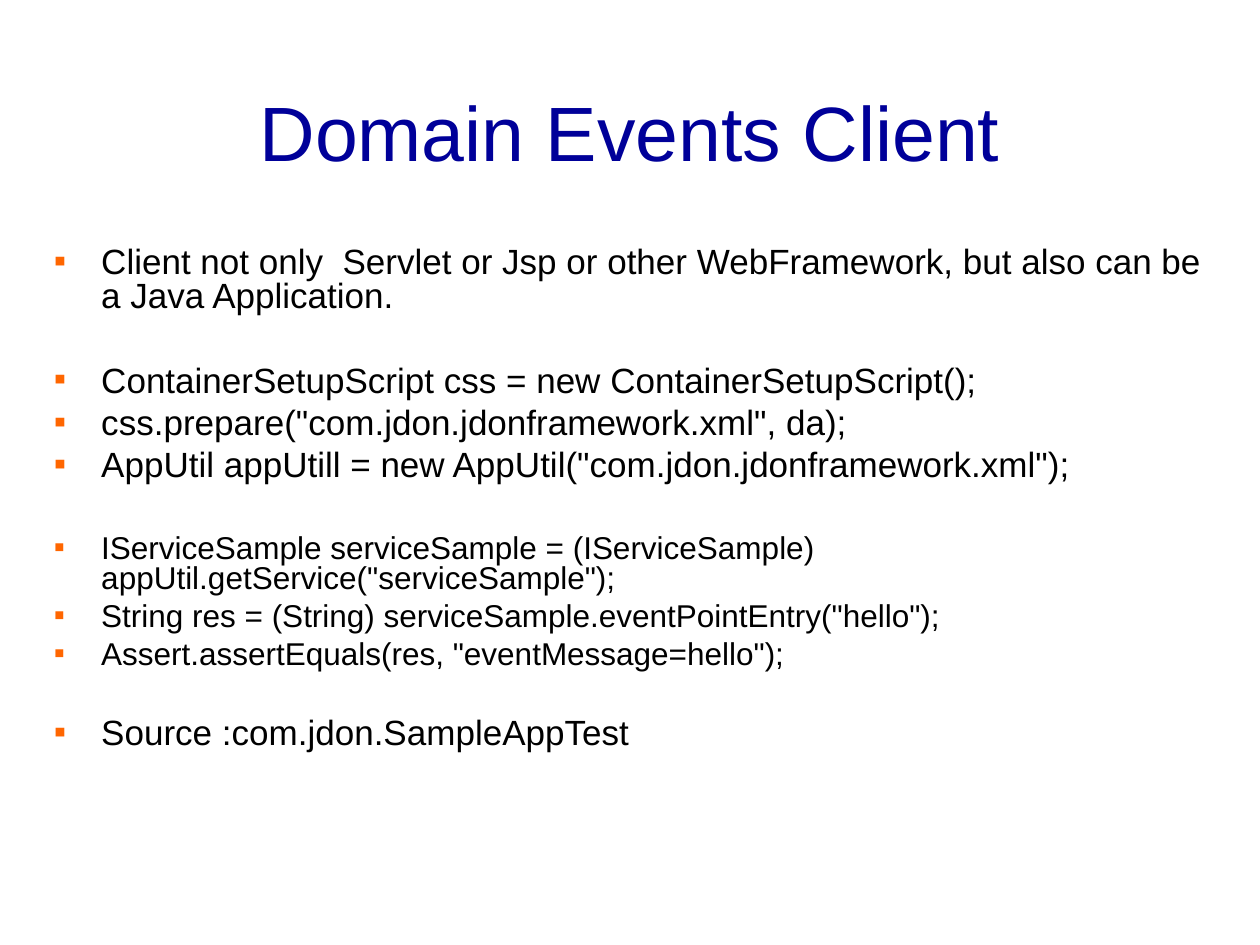
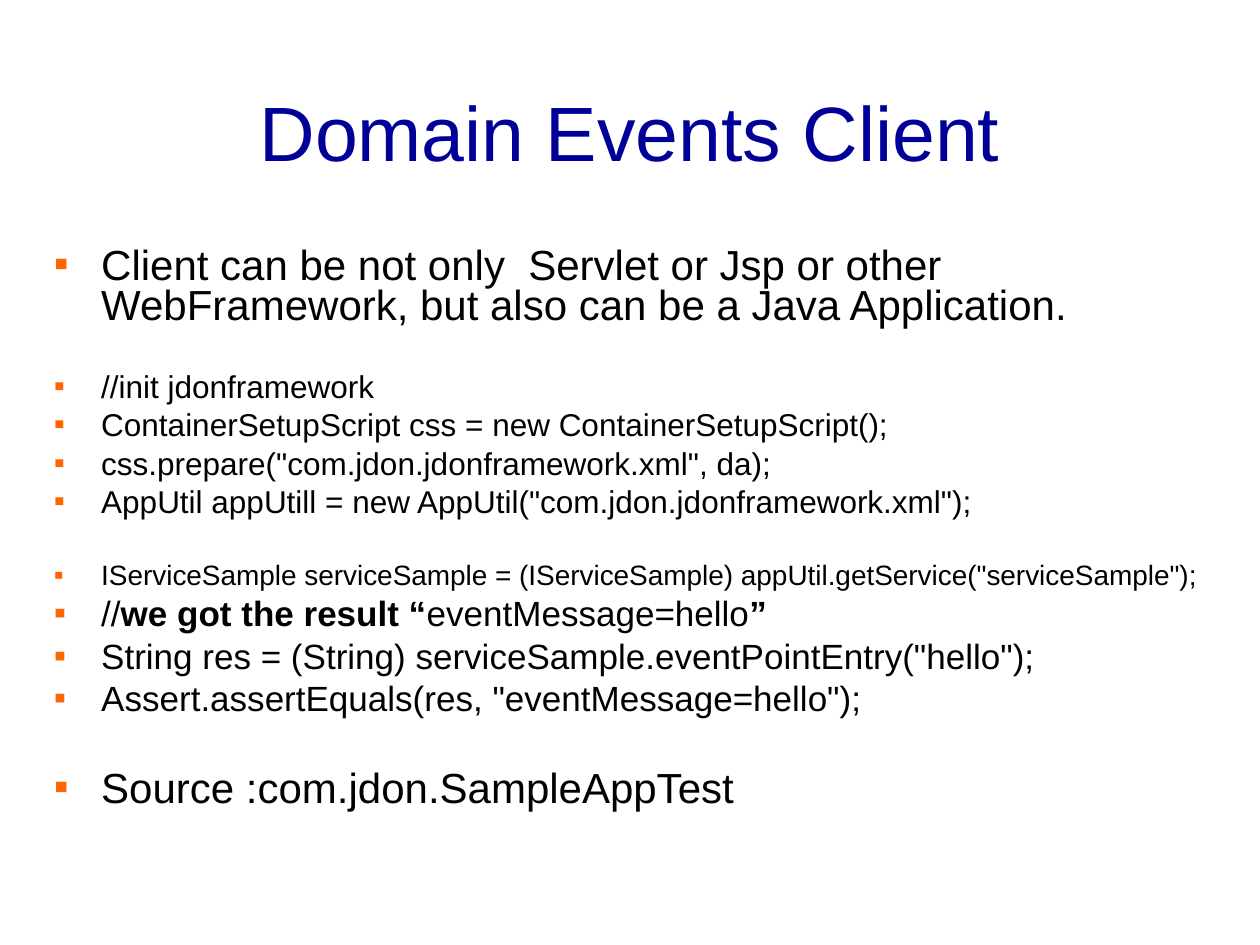
Before and after one commit to banq/jdonframework, a slide deck: slide 19 of doc/english/JdonFramework.ppt (slide 16 before the commit). Drawn at 1260x945 pixels with LibreOffice and Linux fonts; fonts in the diff are those of the drawing; background and template pictures are left out. Boxes give left, top, right and bottom in pixels: in the first picture for what was removed or moved away, otherwise in the second. Text is boxed around its words. In the diff, an @@ line names an element or a change of style, - is before the commit and + after.

```diff
--- a/doc/english/JdonFramework.ppt
+++ b/doc/english/JdonFramework.ppt
@@ text at (101, 249, 1067, 404): text changed; size 20 to 24 pt @@
-▪ Client not only Servlet or Jsp or other WebFramework, but also can be a Java Application.
+▪ Client can be not only Servlet or Jsp or other WebFramework, but also can be a Java Application.
+▪ //init jdonframework
@@ text at (101, 413, 1197, 811): size 20 to 18 pt in "ContainerSetupScript css = new ContainerSetupScript();", "css.prepare("com.jdon.jdonframework.xml", da);", "AppUtil appUtill = new AppUtil("com.jdon.jdonframework.xml") ..."; size 18 to 16 pt in "IServiceSample serviceSample = (IServiceSample) appUtil.getS ..."; size 18 to 20 pt in "String res = (String) serviceSample.eventPointEntry("hello") ...", "Assert.assertEquals(res, "eventMessage=hello");"; size 20 to 24 pt in "Source :com.jdon.SampleAppTest"; more space between paragraphs @@
@@ text at (101, 600, 767, 633): paragraph added @@
+▪ //we got the result “eventMessage=hello”
```
Also in this commit, not shown: 9 other slides changed, 6 slides added, 1 slide removed, 13 other files.
